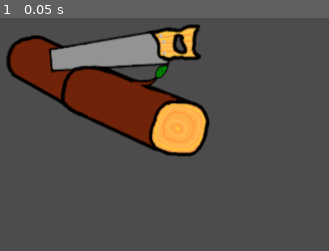
Above: before the commit, frame 1.
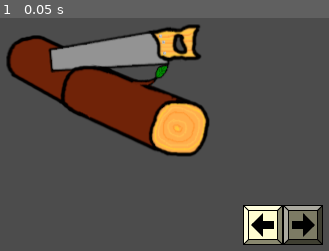
Above: after the commit, the same moment.

Repository: swashdev/minigame-madness
Game: Godot game, scene res://mini/saw/scenes/saw_minigame.tscn
The game is run twice, just before and just after one commit, with the same random seed, the same clock (stepped at 60 frames per second) and the same inputs. This scene is started directly instead of the project's main scene.
Inputs:
- Up to frame 1 (0.05 s): no input

The runs differ from the first frame. In frame 1, 4.2% of the frame differs, in the area x 73-99%, y 80-98%.

Commit message:
add arrow key prompt to the "saw" minigame.

Diff:
--- a/mini/saw/scenes/saw_minigame.tscn
+++ b/mini/saw/scenes/saw_minigame.tscn
@@ -1,9 +1,11 @@
-[gd_scene load_steps=5 format=2]
+[gd_scene load_steps=7 format=2]
 
 [ext_resource path="res://shared/scripts/minigame.gd" type="Script" id=1]
 [ext_resource path="res://mini/saw/images/log/aft.png" type="Texture" id=2]
 [ext_resource path="res://mini/saw/images/saw/saw.png" type="Texture" id=3]
 [ext_resource path="res://mini/saw/images/log/fore.png" type="Texture" id=4]
+[ext_resource path="res://shared/scenes/ui/keys/right_key.tscn" type="PackedScene" id=5]
+[ext_resource path="res://shared/scenes/ui/keys/left_key.tscn" type="PackedScene" id=6]
 
 [node name="SawMinigame" type="Node2D"]
 script = ExtResource( 1 )
@@ -20,3 +22,13 @@
 [node name="LogFore" type="Sprite" parent="."]
 position = Vector2( 331.579, 245.263 )
 texture = ExtResource( 4 )
+
+[node name="Prompt" type="Node2D" parent="."]
+position = Vector2( 480, 360 )
+
+[node name="LeftKey" parent="Prompt" instance=ExtResource( 6 )]
+position = Vector2( -20, 0 )
+
+[node name="RightKey" parent="Prompt" instance=ExtResource( 5 )]
+position = Vector2( 20, 0 )
+animation = "dim"
